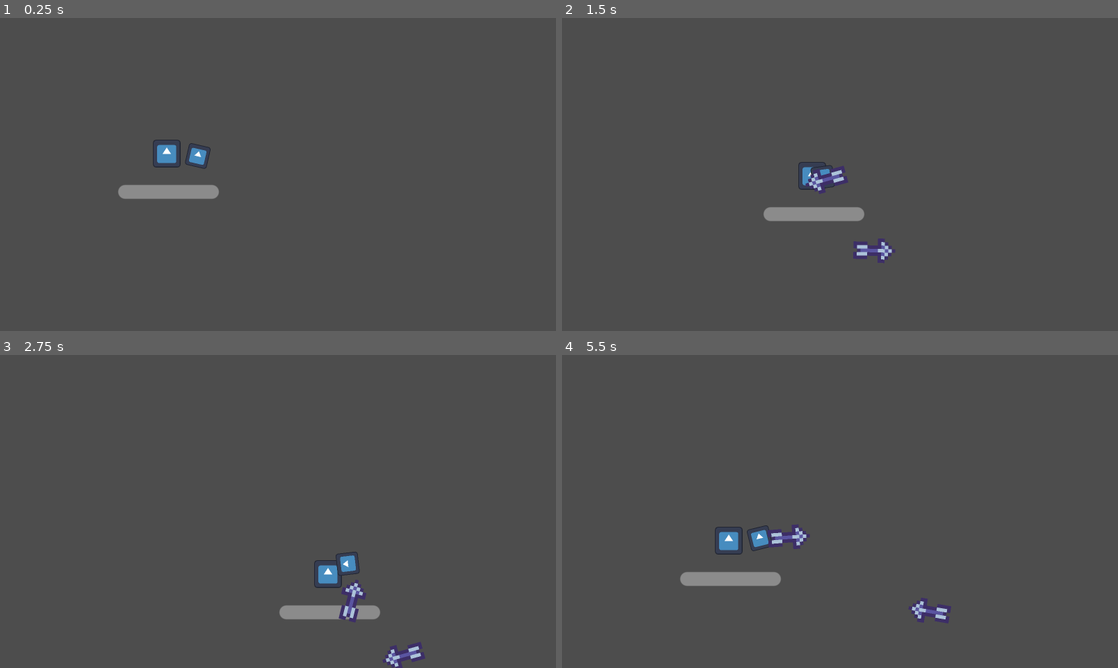
Above: before the commit, frames 1-4 (two rows, left to right).
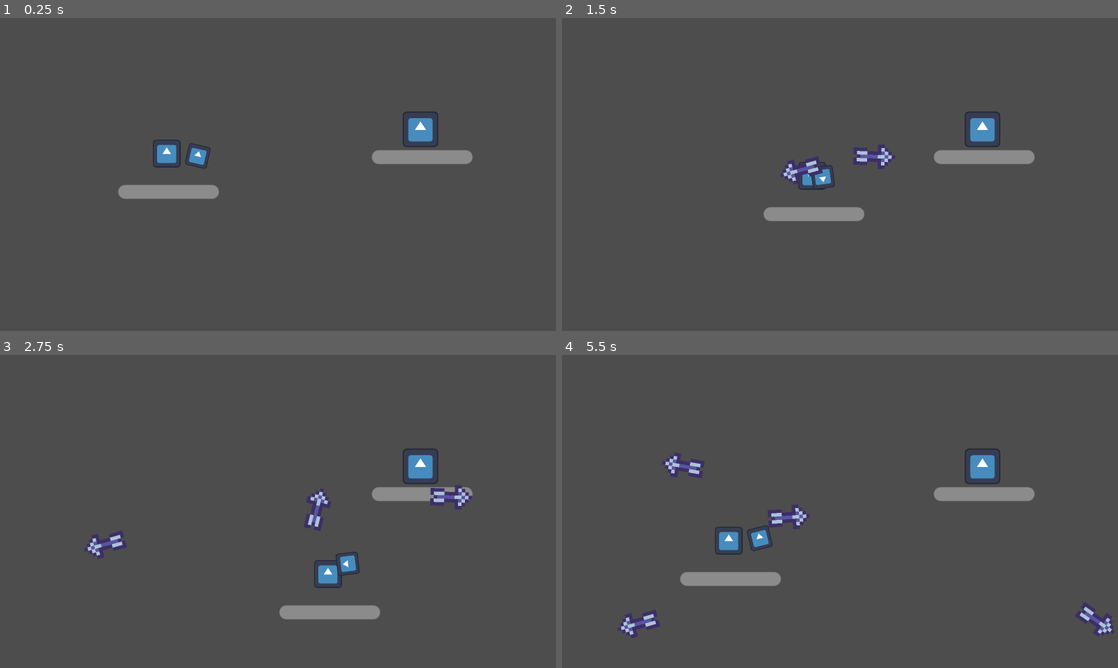
Above: after the commit, the same moments.

Repository: Renan-G-projec/DungeonWarrior
Game: Godot game, scene res://scenes/main.tscn
The game is run twice, just before and just after one commit, with the same random seed, the same clock (stepped at 60 frames per second) and the same inputs. The engine's default icon, where the game draws it, is replaced by a stand-in: a white triangle on a blue panel in a dark square.
Inputs (mouse positions are in pixels of both pictures, inside the frame that each line leads up to):
- Up to frame 1 (0.25 s): no input
- Up to frame 2 (1.5 s): tap Enter at 0.5 s; move the mouse to (962, 158) at 0.52 s; hold D (walk_right) 0.53-1.28 s; click (962, 158) at 0.6 s; move the mouse to (728, 190) at 1.27 s; hold S (walk_down) from 1.28 s (still down); click (728, 190) at 1.35 s
- Up to frame 3 (2.75 s): move the mouse to (333, 442) at 2.02 s; release S (walk_down) at 2.03 s; hold D (walk_right) from 2.03 s (still down); tap Alt at 2.1 s; click (333, 442) at 2.3 s
- Up to frame 4 (5.5 s): move the mouse to (812, 574) at 2.77 s; release D (walk_right) at 2.78 s; hold W (walk_up) 2.78-3.53 s; tap Shift at 2.85 s; click (812, 574) at 3.05 s; move the mouse to (1006, 558) at 3.52 s; hold A (walk_left) 3.53-5.03 s; click (1006, 558) at 3.6 s; move the mouse to (673, 464) at 4.27 s; click (673, 464) at 4.35 s; move the mouse to (867, 511) at 5.02 s; hold S (walk_down) from 5.03 s (still down); tap Alt at 5.1 s; click (867, 511) at 5.3 s

The runs differ from the first frame. In frame 1, 1.2% of the frame differs, in the area x 66-85%, y 30-47%; in frame 2, 2.5%; in frame 3, 2.6%; in frame 4, 3.2%, in the area x 10-100%, y 30-91%.

Commit message:
feat: Added feel component. AMDG

Diff:
--- /dev/null
+++ b/features/components/feel_component.gd
@@ -0,0 +1,32 @@
+# Ad Maiorem Dei Gloriam!
+class_name FeelComponent
+extends Node
+
+## I usually try to avoid repeating code
+## This node helps adding squash and hit effects
+
+
+var _hit_tween: Tween
+var _squash_tween: Tween
+
+# If no sprite is provided, changes all the parent modulate
+func hit_animation(sprite: Node2D = null, time: float = 0.1) -> void:
+	if _hit_tween:
+		_hit_tween.kill()
+	if !sprite:
+		sprite = get_parent()
+
+	sprite.modulate = Color.WHITE * 30.0
+	_hit_tween = create_tween().set_ease(Tween.EASE_OUT).set_trans(Tween.TRANS_QUAD)
+	_hit_tween.tween_property(sprite, "modulate", Color.WHITE, time)
+
+# If no sprite is provided, changes all the parent scale. USE CAREFULLY W
+func _squash_animation(sprite: Node2D = null, squash_scale: Vector2 = Vector2(1.2, 0.8), time: float = 0.1) -> void:
+	if _squash_tween:
+		_squash_tween.kill()
+	if !sprite:
+		sprite = get_parent()
+
+	sprite.scale = squash_scale
+	_squash_tween = create_tween().set_ease(Tween.EASE_OUT).set_trans(Tween.TRANS_QUAD)
+	_squash_tween.tween_property(sprite, "scale", Vector2.ONE * 0.08, time)
--- a/features/components/health_component.gd
+++ b/features/components/health_component.gd
@@ -23,10 +23,12 @@
 
 signal max_life_changed(new_max_life: float)
 signal life_changed(new_life: float)
+signal took_damage(damage: float)
 signal died()
 
 func take_damage(damage: float) -> void:
 	life -= damage
+	took_damage.emit(damage)
 
 func die() -> void:
 	life = -1.0
--- /dev/null
+++ b/features/enemies/enemy_base.gd
@@ -0,0 +1,10 @@
+# Ad Maiorem Dei Gloriam!
+class_name EnemyBase
+extends CharacterBody2D
+
+
+func _on_health_component_died() -> void:
+	queue_free()
+
+func _on_health_component_took_damage(damage: float) -> void:
+	$FeelComponent.hit_animation()
--- /dev/null
+++ b/features/enemies/enemy_base.tscn
@@ -0,0 +1,40 @@
+[gd_scene format=3 uid="uid://dq3vfwc6qgd5e"]
+
+[ext_resource type="Script" uid="uid://bk41y4twk0kt8" path="res://features/enemies/enemy_base.gd" id="1_b8rtt"]
+[ext_resource type="Texture2D" uid="uid://bcs3p5vdech0p" path="res://icon.svg" id="1_owsju"]
+[ext_resource type="Script" uid="uid://c7gd8nrwsduhk" path="res://features/components/health_component.gd" id="2_valvq"]
+[ext_resource type="PackedScene" uid="uid://cr6e8ow0yxrfy" path="res://features/components/lifebar.tscn" id="3_b8rtt"]
+[ext_resource type="Script" uid="uid://bpb1sutj7mvtm" path="res://features/components/feel_component.gd" id="4_xsgr6"]
+
+[sub_resource type="RectangleShape2D" id="RectangleShape2D_d1p6d"]
+size = Vector2(10, 10)
+
+[node name="EnemyBase" type="CharacterBody2D" unique_id=651179315]
+collision_layer = 2
+script = ExtResource("1_b8rtt")
+
+[node name="Sprite" type="Sprite2D" parent="." unique_id=1142973533]
+unique_name_in_owner = true
+scale = Vector2(0.08, 0.08)
+texture = ExtResource("1_owsju")
+
+[node name="CollisionShape2D" type="CollisionShape2D" parent="." unique_id=216348714]
+shape = SubResource("RectangleShape2D_d1p6d")
+
+[node name="HealthComponent" type="Node" parent="." unique_id=1190549742]
+script = ExtResource("2_valvq")
+max_life = 20.0
+life = 20.0
+metadata/_custom_type_script = "uid://c7gd8nrwsduhk"
+
+[node name="FeelComponent" type="Node" parent="." unique_id=912301115]
+script = ExtResource("4_xsgr6")
+metadata/_custom_type_script = "uid://bpb1sutj7mvtm"
+
+[node name="Lifebar" parent="." unique_id=1262679545 node_paths=PackedStringArray("bind_health_component") instance=ExtResource("3_b8rtt")]
+offset_top = 6.0
+offset_bottom = 6.0
+bind_health_component = NodePath("../HealthComponent")
+
+[connection signal="died" from="HealthComponent" to="." method="_on_health_component_died"]
+[connection signal="took_damage" from="HealthComponent" to="." method="_on_health_component_took_damage"]
--- a/features/weapons/bullet_weapon.gd
+++ b/features/weapons/bullet_weapon.gd
@@ -32,9 +32,9 @@
 	var instantiated_bullet = bullet.instantiate()
 	get_tree().root.add_child(instantiated_bullet)
 
-	instantiated_bullet.velocity = Vector2.ONE * bullet_velocity
+	instantiated_bullet.velocity = _to_mouse().normalized() * bullet_velocity
 	instantiated_bullet.global_position = %BulletSpawn.global_position
-	instantiated_bullet.rotation = rotation
+	instantiated_bullet.global_rotation = global_rotation
 
 	_is_on_cooldown = true
 	ammo -= 1
@@ -47,10 +47,10 @@
 	%RechargeCooldown.start()
 
 func _process(delta: float) -> void:
-	rotation = _to_mouse()
+	rotation = _to_mouse().angle()
 
-func _to_mouse() -> float:
-	return (get_global_mouse_position() - global_position).angle()
+func _to_mouse() -> Vector2:
+	return (get_global_mouse_position() - global_position)
 
 func _on_shoot_cooldown_timeout() -> void:
 	_is_on_cooldown = false
--- /dev/null
+++ b/features/weapons/weapons/feel_component.tscn
@@ -0,0 +1,6 @@
+[gd_scene format=3 uid="uid://c5b6ojyuw0kgk"]
+
+[ext_resource type="Script" uid="uid://bpb1sutj7mvtm" path="res://features/components/feel_component.gd" id="1_8n6uf"]
+
+[node name="FeelComponent" type="Node" unique_id=1876112967]
+script = ExtResource("1_8n6uf")
--- a/scenes/main.tscn
+++ b/scenes/main.tscn
@@ -2,9 +2,13 @@
 
 [ext_resource type="Script" uid="uid://dftg4lre5dobe" path="res://scenes/main.gd" id="1_o5qli"]
 [ext_resource type="PackedScene" uid="uid://dn1dfydjjjmu4" path="res://features/player/player.tscn" id="2_0wfyh"]
+[ext_resource type="PackedScene" uid="uid://dq3vfwc6qgd5e" path="res://features/enemies/enemy_base.tscn" id="3_sugp2"]
 
 [node name="Main" type="Node2D" unique_id=450768612]
 script = ExtResource("1_o5qli")
 
 [node name="Player" parent="." unique_id=2017001837 instance=ExtResource("2_0wfyh")]
 position = Vector2(48, 39)
+
+[node name="EnemyBase" parent="." unique_id=651179315 instance=ExtResource("3_sugp2")]
+position = Vector2(121, 32)
Not shown, added: features/components/feel_component.gd.uid
Not shown, added: features/enemies/enemy_base.gd.uid
